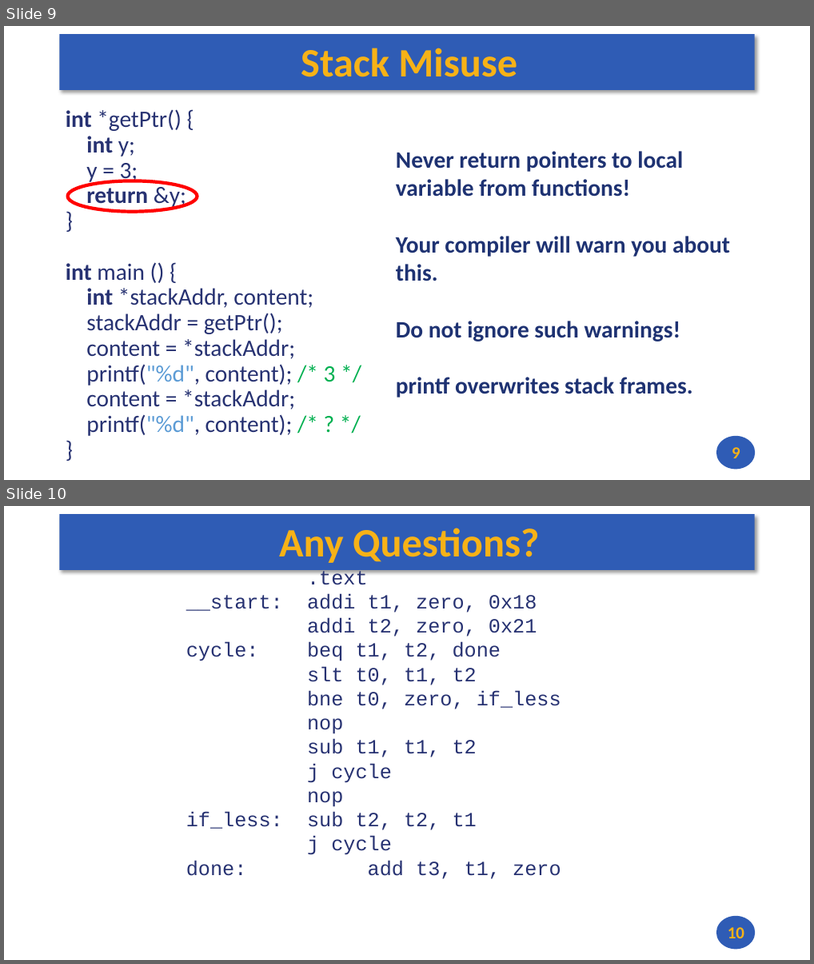
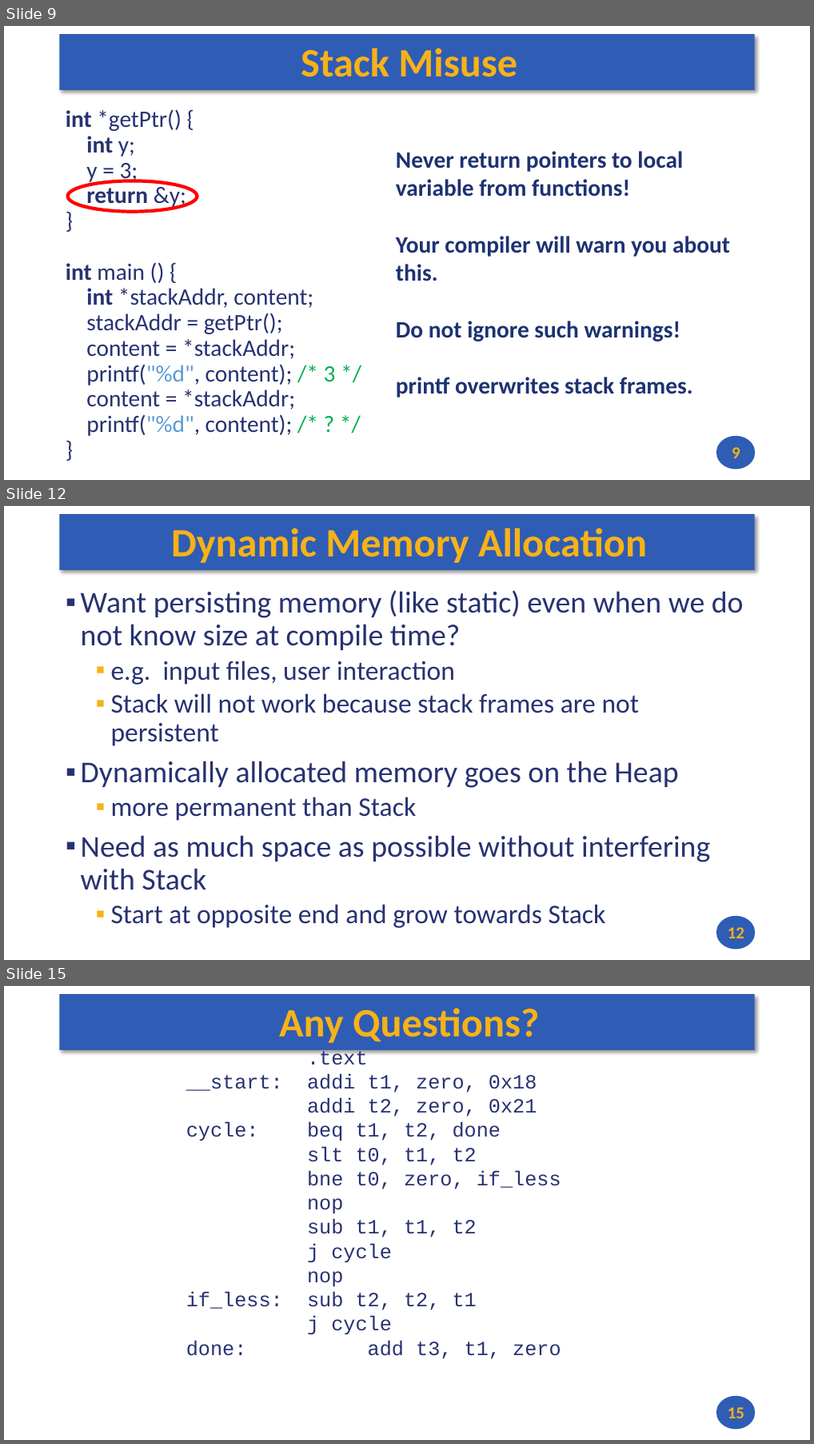
Before and after one commit to andrewt0301/hse-acos-course, a slide deck: docs/part2os/02_C/OS_Lecture_02.pptx. Shown one above the other, each under a label of ours: slides 9 and 10 before the commit, slides 9, 12 and 15 after it; the slides between them are not shown. The pictures are 814x964 and 814x1444 pixels, drawn with LibreOffice and Linux fonts; fonts in the diff are those of the drawing. Boxes give left, top, right and bottom in pixels: in the first picture for what was removed or moved away, otherwise in the second. Text is boxed around its words. In the diff, an @@ line names an element or a change of style, - is before the commit and + after.

```diff
--- a/docs/part2os/02_C/OS_Lecture_02.pptx
+++ b/docs/part2os/02_C/OS_Lecture_02.pptx
@@ slide 12 added at (x1=4, y1=506, x2=810, y2=960), background #FFFFFF; not listed: 2 template elements that a slide beside it also shows @@
@@ title added at (x1=171, y1=528, x2=647, y2=563), 48 pt, text #F7B217, bold @@
+Dynamic Memory Allocation
@@ text added at (x1=81, y1=590, x2=744, y2=928), 36 pt, text #273272 @@
+▪ Want persisting memory (like static) even when we do not know size at compile time?
+  ▪ e.g. input files, user interaction
+  ▪ Stack will not work because stack frames are not persistent
+▪ Dynamically allocated memory goes on the Heap
+  ▪ more permanent than Stack
+▪ Need as much space as possible without interfering with Stack
+  ▪ Start at opposite end and grow towards Stack
@@ page number added at (x1=728, y1=927, x2=745, y2=938), 20 pt, text #F7B217, bold @@
+12
@@ what was slide 10 is now slide 15 @@
@@ page number at (x1=728, y1=1407, x2=745, y2=1418): text changed @@
-10
+15
```
Also in this commit, not shown: 4 other slides added, 2 other files.
